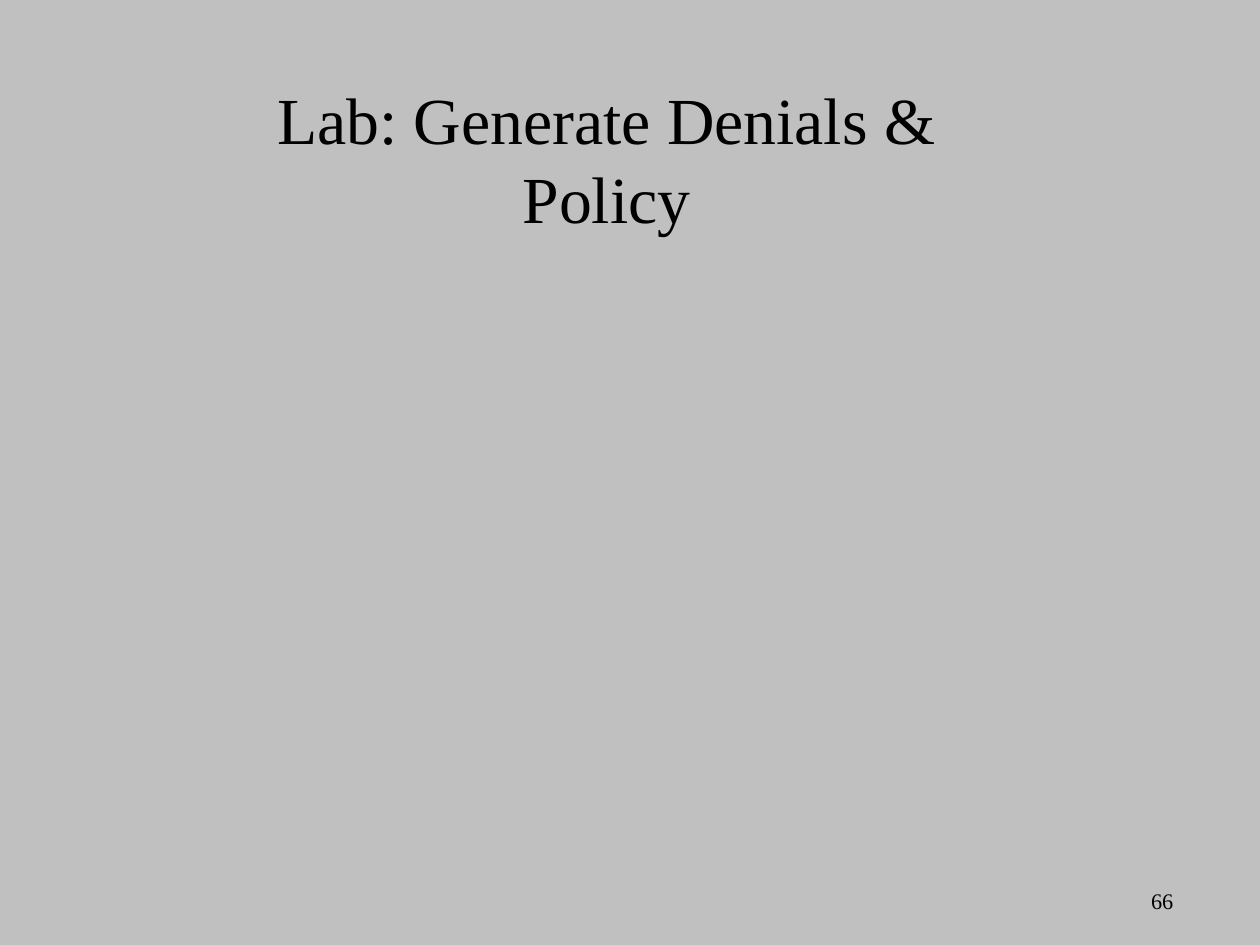
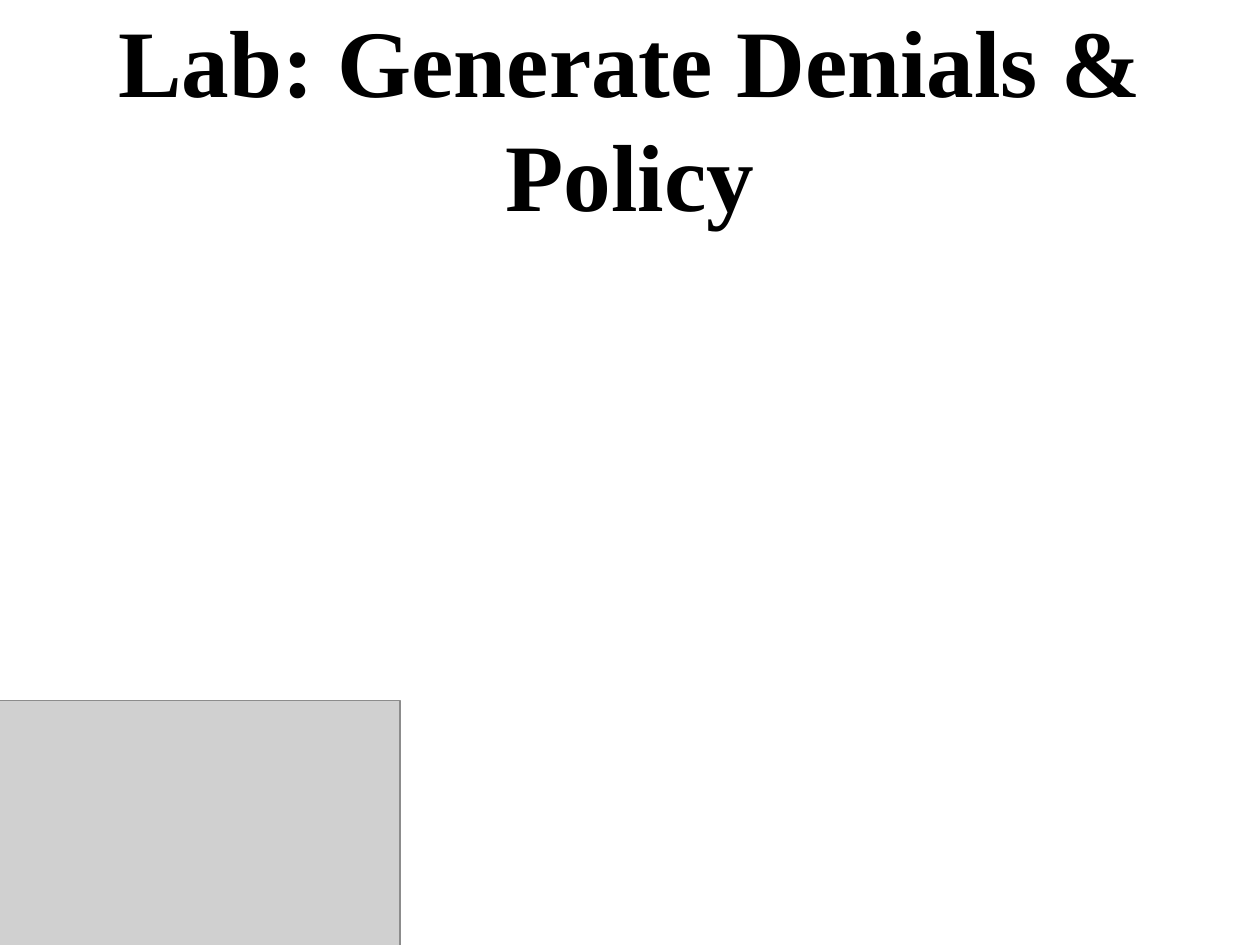
Before and after one commit to dpquigl/demystifying-selinux-part2, a slide deck: slide 66 of demystifying_selinux_part2_OSCON_19JUL2014.odp. Drawn at 1260x945 pixels with LibreOffice and Linux fonts; fonts in the diff are those of the drawing; grey boxes stand for pictures. Boxes give left, top, right and bottom in pixels: in the first picture for what was removed or moved away, otherwise in the second. Text is boxed around its words. In the diff, an @@ line names an element or a change of style, - is before the commit and + after.

Commit message:
Reformatted some of the slides to be in the proper format

```diff
--- a/demystifying_selinux_part2_OSCON_19JUL2014.odp
+++ b/demystifying_selinux_part2_OSCON_19JUL2014.odp
@@ background #C0C0C0 to #FFFFFF @@
@@ title "Lab: Generate Denials & Policy": place and size @@
-title "Lab: Generate Denials & Policy" at [277,98,868,235]
+title "Lab: Generate Denials & Policy" at [118,31,1038,229]
@@ title "Lab: Generate Denials & Policy" at [118,31,1038,229]: size 41.4 to 60 pt, bold on @@
@@ picture added at [0,701,400,945] @@
@@ page number removed at [1151,894,1173,909] @@
-66
```
Also in this commit, not shown: 21 other slides changed.
